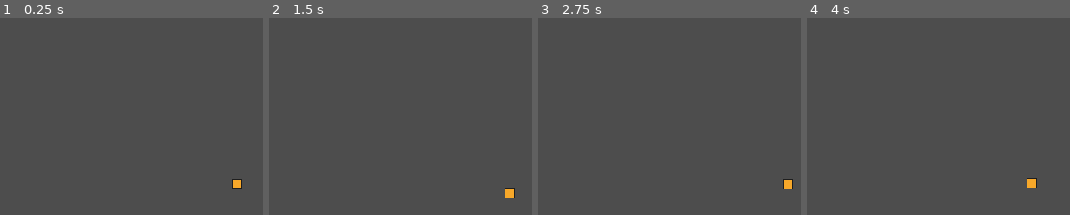
Above: before the commit, frames 1-4 (left to right).
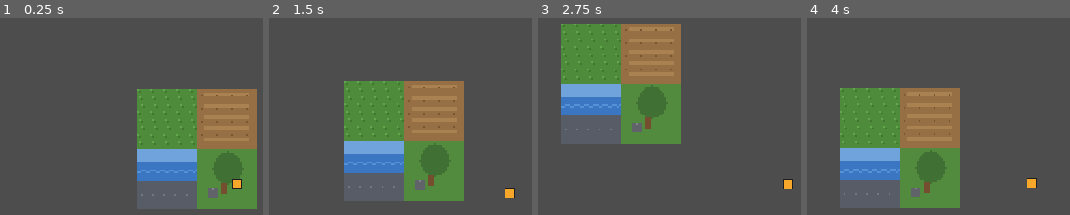
Above: after the commit, the same moments.

Repository: damoninc/godot-therefore
Game: Godot game, scene res://scenes/main.tscn
Two runs of this game, one before a commit and one after it. Both use one fixed random seed, a clock stepped at 60 frames per second and the inputs below.
Inputs:
- Up to frame 1 (0.25 s): no input
- Up to frame 2 (1.5 s): tap Enter at 0.5 s; hold D (move_right) 0.53-1.28 s; hold E (interact) 0.53-1.28 s; hold S (move_down) from 1.28 s (still down); tap E (interact) at 1.35 s
- Up to frame 3 (2.75 s): release S (move_down) at 2.03 s; hold D (move_right) from 2.03 s (still down); hold E (interact) from 2.03 s (still down)
- Up to frame 4 (4 s): release D (move_right) at 2.78 s; release E (interact) at 2.78 s; hold W (move_up) 2.78-3.53 s; tap E (interact) at 2.85 s; hold A (move_left) from 3.53 s (still down); hold E (interact) from 3.53 s (still down)

The runs differ from the first frame. In frame 1, 28% of the frame differs, in the area x 52-98%, y 36-97%; in frame 2, 28%, in the area x 28-75%, y 31-93%; in frame 3, 28%; in frame 4, 28%.

Commit message:
fix: wire placeholder assets into world shell

Diff:
--- a/scenes/ui/interact_prompt.tscn
+++ b/scenes/ui/interact_prompt.tscn
@@ -1,6 +1,10 @@
-[gd_scene load_steps=2 format=3]
+[gd_scene load_steps=3 format=3]
 
 [ext_resource type="Script" path="res://scripts/ui/interact_prompt.gd" id="1_prompt"]
+[ext_resource type="Texture2D" path="res://assets/ui/prompt_panel.png" id="2_prompt_panel"]
+
+[sub_resource type="StyleBoxTexture" id="StyleBoxTexture_prompt_panel"]
+texture = ExtResource("2_prompt_panel")
 
 [node name="InteractPrompt" type="CanvasLayer"]
 visible = false
@@ -13,6 +17,7 @@
 offset_bottom = 688.0
 
 [node name="Panel" type="Panel" parent="MarginContainer"]
+theme_override_styles/panel = SubResource("StyleBoxTexture_prompt_panel")
 
 [node name="Label" type="Label" parent="MarginContainer/Panel"]
 offset_left = 20.0
--- a/scenes/world/world.tscn
+++ b/scenes/world/world.tscn
@@ -1,13 +1,19 @@
-[gd_scene load_steps=4 format=3]
+[gd_scene load_steps=5 format=3]
 
 [ext_resource type="Script" path="res://scripts/world/world.gd" id="1_world"]
 [ext_resource type="PackedScene" path="res://scenes/player/player.tscn" id="2_player"]
 [ext_resource type="PackedScene" path="res://scenes/ui/interact_prompt.tscn" id="3_prompt"]
+[ext_resource type="Texture2D" path="res://assets/tiles/placeholder_tileset.png" id="4_tileset"]
 
 [node name="World" type="Node2D"]
 script = ExtResource("1_world")
 
 [node name="Ground" type="Node2D" parent="."]
+
+[node name="PlaceholderTileset" type="Sprite2D" parent="Ground"]
+texture = ExtResource("4_tileset")
+position = Vector2(96, 96)
+scale = Vector2(3, 3)
 
 [node name="Player" parent="." instance=ExtResource("2_player")]
 position = Vector2(160, 160)
--- a/scripts/ui/interact_prompt.gd
+++ b/scripts/ui/interact_prompt.gd
@@ -1,3 +1,4 @@
+class_name InteractPrompt
 extends CanvasLayer
 
 @onready var label: Label = $MarginContainer/Panel/Label
--- a/scripts/world/world.gd
+++ b/scripts/world/world.gd
@@ -2,6 +2,7 @@
 
 @onready var player: CharacterBody2D = $Player
 @onready var prompt: CanvasLayer = $InteractPrompt
+@onready var prompt_ui: InteractPrompt = $InteractPrompt
 @onready var prompt_timer: Timer = $PromptTimer
 
 func _ready() -> void:
@@ -9,11 +10,11 @@
 	prompt_timer.timeout.connect(_on_prompt_timer_timeout)
 
 func show_prompt(text: String) -> void:
-	prompt.show_message(text)
+	prompt_ui.show_message(text)
 	prompt_timer.start()
 
 func clear_prompt() -> void:
-	prompt.clear_message()
+	prompt_ui.clear_message()
 
 func _on_prompt_timer_timeout() -> void:
-	prompt.clear_message()
+	prompt_ui.clear_message()
